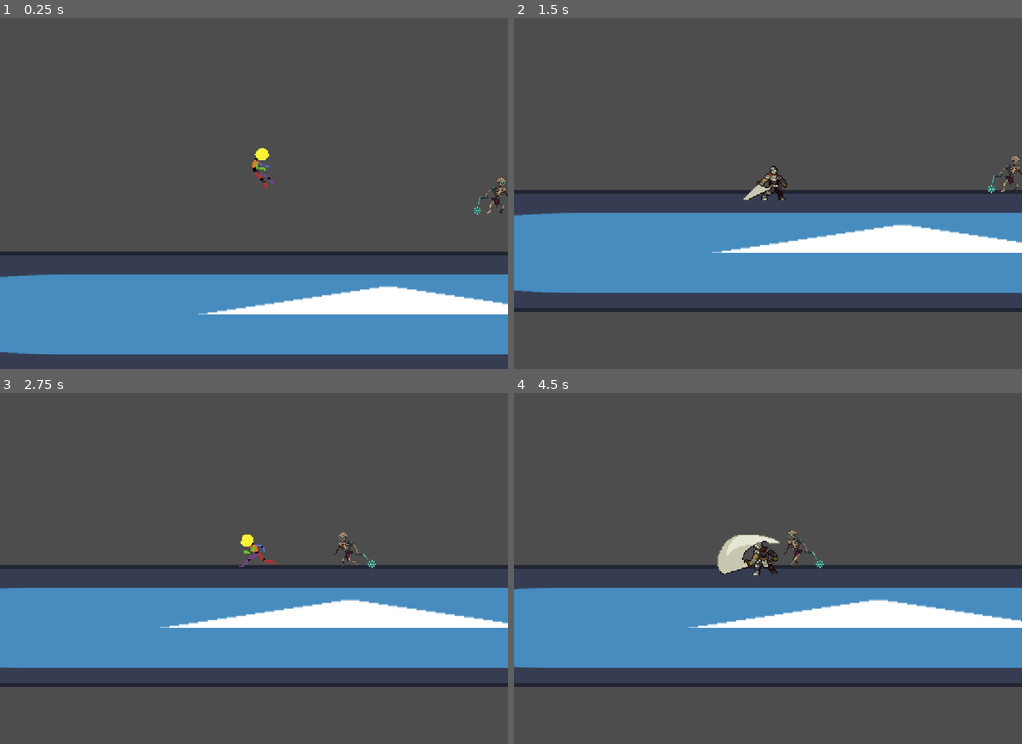
Above: before the commit, frames 1-4 (two rows, left to right).
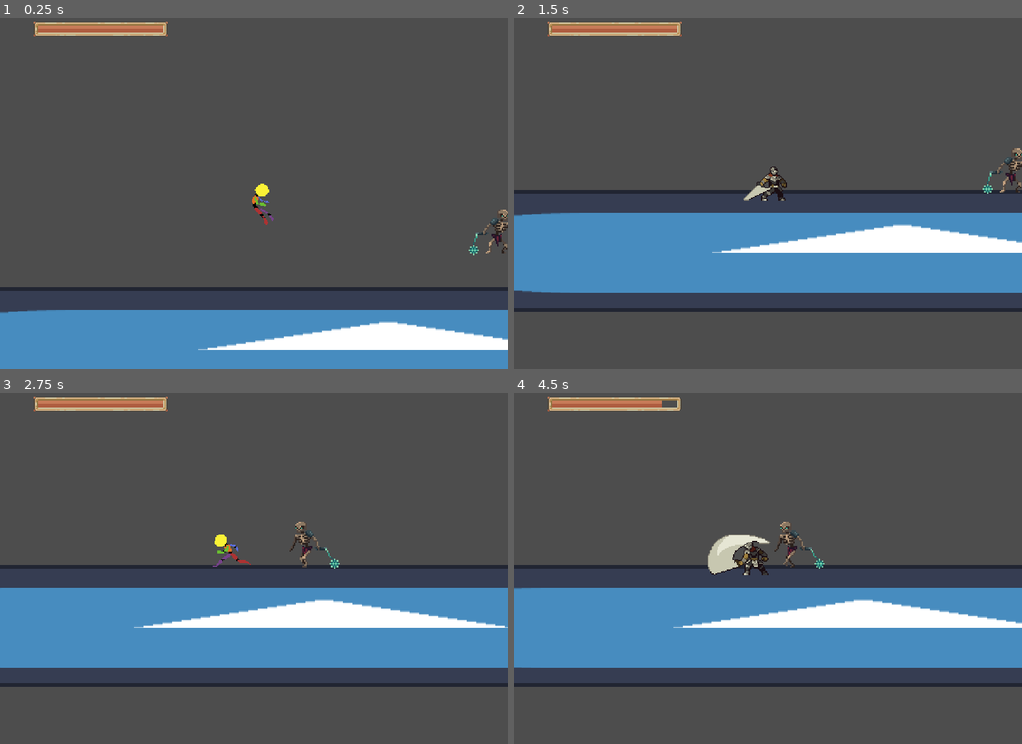
Above: after the commit, the same moments.

Repository: FaroukJGRNT/Shattered-Eternity
Game: Godot game, scene res://scenes/level.tscn
Two runs of this game, one before a commit and one after it. Both use one fixed random seed, a clock stepped at 60 frames per second and the inputs below. The engine's default icon, where the game draws it, is replaced by a stand-in: a white triangle on a blue panel in a dark square.
Inputs:
- Up to frame 1 (0.25 s): no input
- Up to frame 2 (1.5 s): tap Enter (attack) at 0.5, 0.6, 1.35 s; hold Right (right) from 0.53 s (still down); tap Space (jump) at 0.77 s
- Up to frame 3 (2.75 s): tap Space (jump) at 1.52 s; release Right (right) at 2.03 s; hold Left (left) from 2.03 s (still down); tap Enter (attack) at 2.1 s
- Up to frame 4 (4.5 s): release Left (left) at 2.78 s; hold Right (right) 2.78-4.28 s; tap Enter (attack) at 2.85, 3.6, 4.35 s; tap Space (jump) at 3.02, 3.77 s; hold Left (left) from 4.28 s (still down)

The runs differ from the first frame. In frame 1, 21% of the frame differs, in the area x 0-100%, y 1-100%; in frame 2, 1.4%; in frame 3, 2.7%; in frame 4, 2.8%.

Commit message:
add: fully implemented the first hitboxes and hurtboxes

Diff:
--- a/project.godot
+++ b/project.godot
@@ -12,7 +12,7 @@
 
 config/name="Shattered_Eternity"
 run/main_scene="res://scenes/level.tscn"
-config/features=PackedStringArray("4.3", "GL Compatibility")
+config/features=PackedStringArray("4.4", "GL Compatibility")
 config/icon="res://icon.svg"
 
 [display]
--- /dev/null
+++ b/scenes/camera_2d.gd
@@ -0,0 +1,11 @@
+extends Camera2D
+
+
+# Called when the node enters the scene tree for the first time.
+func _ready() -> void:
+	pass # Replace with function body.
+
+
+# Called every frame. 'delta' is the elapsed time since the previous frame.
+func _process(delta: float) -> void:
+	scale.x = 1
--- a/scenes/enemy.tscn
+++ b/scenes/enemy.tscn
@@ -1,8 +1,10 @@
-[gd_scene load_steps=31 format=3 uid="uid://c20oww0mmtpx7"]
+[gd_scene load_steps=33 format=3 uid="uid://c20oww0mmtpx7"]
 
 [ext_resource type="Texture2D" uid="uid://rye6avf45wqu" path="res://assets/sprites/enemy/Skeleton enemy.png" id="1_1qe2k"]
-[ext_resource type="Script" path="res://scripts/enemy.gd" id="1_rfxxo"]
-[ext_resource type="Script" path="res://scenes/hit_box.gd" id="3_f85vv"]
+[ext_resource type="Script" uid="uid://cthv4yog3disp" path="res://scripts/enemy.gd" id="1_rfxxo"]
+[ext_resource type="Script" uid="uid://cudcd7wg184ea" path="res://scripts/animated_sprite_2d.gd" id="3_5uy6h"]
+[ext_resource type="Script" uid="uid://yeff8at8yhdy" path="res://scenes/hit_box.gd" id="3_f85vv"]
+[ext_resource type="Script" uid="uid://busr7orlkflil" path="res://scripts/hurtbox.gd" id="5_c4w8v"]
 
 [sub_resource type="AtlasTexture" id="AtlasTexture_fcxc1"]
 atlas = ExtResource("1_1qe2k")
@@ -20,6 +22,10 @@
 atlas = ExtResource("1_1qe2k")
 region = Rect2(192, 0, 64, 64)
 
+[sub_resource type="AtlasTexture" id="AtlasTexture_jre27"]
+atlas = ExtResource("1_1qe2k")
+region = Rect2(256, 0, 64, 64)
+
 [sub_resource type="AtlasTexture" id="AtlasTexture_a4vny"]
 atlas = ExtResource("1_1qe2k")
 region = Rect2(320, 0, 64, 64)
@@ -27,10 +33,6 @@
 [sub_resource type="AtlasTexture" id="AtlasTexture_uhfqc"]
 atlas = ExtResource("1_1qe2k")
 region = Rect2(384, 0, 64, 64)
-
-[sub_resource type="AtlasTexture" id="AtlasTexture_jre27"]
-atlas = ExtResource("1_1qe2k")
-region = Rect2(256, 0, 64, 64)
 
 [sub_resource type="AtlasTexture" id="AtlasTexture_dkup1"]
 atlas = ExtResource("1_1qe2k")
@@ -112,13 +114,13 @@
 "texture": SubResource("AtlasTexture_fc882")
 }, {
 "duration": 1.0,
+"texture": SubResource("AtlasTexture_jre27")
+}, {
+"duration": 1.0,
 "texture": SubResource("AtlasTexture_a4vny")
 }, {
 "duration": 1.0,
 "texture": SubResource("AtlasTexture_uhfqc")
-}, {
-"duration": 1.0,
-"texture": SubResource("AtlasTexture_jre27")
 }],
 "loop": false,
 "name": &"attack",
@@ -190,18 +192,18 @@
 
 [sub_resource type="CapsuleShape2D" id="CapsuleShape2D_wgtw1"]
 radius = 12.0284
-height = 67.9611
+height = 40.7366
 
 [node name="Enemy" type="CharacterBody2D"]
-scale = Vector2(1.2, 1.2)
 script = ExtResource("1_rfxxo")
 
-[node name="AnimatedSprite2D" type="AnimatedSprite2D" parent="."]
+[node name="AnimatedSprite2D" type="AnimatedSprite2D" parent="." node_paths=PackedStringArray("hitbox")]
 sprite_frames = SubResource("SpriteFrames_3v2ag")
 animation = &"attack"
 autoplay = "idle"
-frame = 6
-frame_progress = 1.0
+frame = 4
+script = ExtResource("3_5uy6h")
+hitbox = NodePath("../HitBox")
 
 [node name="CollisionShape2D" type="CollisionShape2D" parent="."]
 position = Vector2(-2, 0)
@@ -220,11 +222,21 @@
 script = ExtResource("3_f85vv")
 
 [node name="CollisionShape2D" type="CollisionShape2D" parent="HitBox"]
-position = Vector2(6.66667, -10.8333)
+position = Vector2(10, -10)
 rotation = 1.82038
 shape = SubResource("CapsuleShape2D_wgtw1")
 
+[node name="HurtBox" type="Area2D" parent="."]
+script = ExtResource("5_c4w8v")
+metadata/_custom_type_script = "uid://busr7orlkflil"
+
+[node name="CollisionShape2D" type="CollisionShape2D" parent="HurtBox"]
+position = Vector2(-2.33333, 0)
+shape = SubResource("CapsuleShape2D_gl8cc")
+
 [connection signal="animation_finished" from="AnimatedSprite2D" to="." method="_on_animated_sprite_2d_animation_finished"]
+[connection signal="frame_changed" from="AnimatedSprite2D" to="AnimatedSprite2D" method="_on_frame_changed"]
+[connection signal="frame_changed" from="AnimatedSprite2D" to="HitBox" method="_on_animated_sprite_2d_frame_changed"]
 [connection signal="timeout" from="AttackCoolDown" to="." method="_on_attack_cool_down_timeout"]
 [connection signal="timeout" from="AttackCoolDown" to="." method="_on_sliding_timer_timeout"]
 [connection signal="body_entered" from="Area2D" to="." method="_on_area_2d_body_entered"]
--- a/scenes/hit_box.gd
+++ b/scenes/hit_box.gd
@@ -2,3 +2,4 @@
 
 func _ready() -> void:
 	damage = owner.deal_damage(50)
+	targeted_groups = ["Player"]
--- /dev/null
+++ b/scenes/ingame_ui.tscn
@@ -0,0 +1,18 @@
+[gd_scene load_steps=4 format=3 uid="uid://lcalun41bn55"]
+
+[ext_resource type="Script" uid="uid://ckkbj12ajssly" path="res://scripts/ingame_ui.gd" id="1_v3yap"]
+[ext_resource type="Texture2D" uid="uid://cekn42u0pp1e3" path="res://assets/sprites/ui/ValueBar_128x16.png" id="2_h2rwu"]
+[ext_resource type="Texture2D" uid="uid://djgtlpka5r4sy" path="res://assets/sprites/ui/ValueRed_120x8.png" id="3_hifx3"]
+
+[node name="IngameUI" type="CanvasLayer"]
+script = ExtResource("1_v3yap")
+
+[node name="LifeBar" type="TextureProgressBar" parent="."]
+offset_left = 53.0
+offset_top = 53.0
+offset_right = 264.0
+offset_bottom = 76.0
+value = 44.0
+nine_patch_stretch = true
+texture_over = ExtResource("2_h2rwu")
+texture_progress = ExtResource("3_hifx3")
--- a/scenes/level.tscn
+++ b/scenes/level.tscn
@@ -1,8 +1,9 @@
-[gd_scene load_steps=4 format=3 uid="uid://wt3ig72atatw"]
+[gd_scene load_steps=5 format=3 uid="uid://wt3ig72atatw"]
 
 [ext_resource type="PackedScene" uid="uid://e457axxbrw1u" path="res://scenes/platform.tscn" id="1_4xu6g"]
 [ext_resource type="PackedScene" uid="uid://c1imgcb2kat6k" path="res://scenes/player.tscn" id="2_7lnj0"]
 [ext_resource type="PackedScene" uid="uid://c20oww0mmtpx7" path="res://scenes/enemy.tscn" id="3_4lhks"]
+[ext_resource type="PackedScene" uid="uid://lcalun41bn55" path="res://scenes/ingame_ui.tscn" id="4_mx8sn"]
 
 [node name="Level" type="Node2D"]
 
@@ -13,4 +14,8 @@
 position = Vector2(260, 264)
 
 [node name="Enemy" parent="." instance=ExtResource("3_4lhks")]
-position = Vector2(518, 310)
+position = Vector2(520, 310)
+scale = Vector2(1.5, 1.5)
+
+[node name="IngameUI" parent="." node_paths=PackedStringArray("player") instance=ExtResource("4_mx8sn")]
+player = NodePath("../Player")
--- a/scenes/player.tscn
+++ b/scenes/player.tscn
@@ -1,10 +1,12 @@
 [gd_scene load_steps=38 format=3 uid="uid://c1imgcb2kat6k"]
 
-[ext_resource type="Script" path="res://scripts/player.gd" id="1_le0q1"]
+[ext_resource type="Script" uid="uid://b7ci1yuva3ok1" path="res://scripts/player.gd" id="1_le0q1"]
 [ext_resource type="Texture2D" uid="uid://c5c31j6vdbo6o" path="res://assets/sprites/player/_Attack.png" id="1_pbkv8"]
 [ext_resource type="Texture2D" uid="uid://bdmlg4q4ubscc" path="res://assets/sprites/player/_Attack2.png" id="2_g8b15"]
 [ext_resource type="Texture2D" uid="uid://bm7w2ao6eeavq" path="res://assets/sprites/player/SimpleCharacter2-Sheet.png" id="3_5h808"]
-[ext_resource type="Script" path="res://scripts/player_hurt_box.gd" id="5_l14rh"]
+[ext_resource type="Script" uid="uid://du0fgnhldv02y" path="res://scripts/player_hurt_box.gd" id="5_l14rh"]
+[ext_resource type="Script" uid="uid://cudcd7wg184ea" path="res://scripts/animated_sprite_2d.gd" id="5_tuyoq"]
+[ext_resource type="Script" uid="uid://dmd5wtaolc7f2" path="res://scenes/camera_2d.gd" id="6_fjrip"]
 
 [sub_resource type="AtlasTexture" id="AtlasTexture_xuwet"]
 atlas = ExtResource("1_pbkv8")
@@ -258,22 +260,15 @@
 [sub_resource type="CapsuleShape2D" id="CapsuleShape2D_gl8cc"]
 height = 48.0
 
-[sub_resource type="CapsuleShape2D" id="CapsuleShape2D_8bcsm"]
-radius = 18.0
-height = 38.0
-
-[sub_resource type="CapsuleShape2D" id="CapsuleShape2D_uqx28"]
-radius = 17.0
-height = 62.0
-
 [node name="Player" type="CharacterBody2D" groups=["Player"]]
 script = ExtResource("1_le0q1")
 
 [node name="AnimatedSprite2D" type="AnimatedSprite2D" parent="."]
 position = Vector2(4, -17)
 sprite_frames = SubResource("SpriteFrames_3v2ag")
-animation = &"slide"
+animation = &"idle"
 autoplay = "idle"
+script = ExtResource("5_tuyoq")
 
 [node name="CollisionShape2D" type="CollisionShape2D" parent="."]
 position = Vector2(3, -11)
@@ -281,17 +276,8 @@
 
 [node name="Camera2D" type="Camera2D" parent="."]
 zoom = Vector2(1.5, 1.5)
-
-[node name="AttackHitboxes" type="Node" parent="."]
-
-[node name="Attack1Hitbox" type="CollisionShape2D" parent="AttackHitboxes"]
-position = Vector2(32, -12)
-shape = SubResource("CapsuleShape2D_8bcsm")
-
-[node name="Attack2Hitbox" type="CollisionShape2D" parent="AttackHitboxes"]
-position = Vector2(29, -5)
-rotation = 1.56207
-shape = SubResource("CapsuleShape2D_uqx28")
+position_smoothing_enabled = true
+script = ExtResource("6_fjrip")
 
 [node name="PlayerHurtBox" type="Area2D" parent="."]
 script = ExtResource("5_l14rh")
--- /dev/null
+++ b/scripts/animated_sprite_2d.gd
@@ -0,0 +1,12 @@
+extends AnimatedSprite2D
+@export var hitbox : Area2D
+
+func _on_frame_changed() -> void:
+	if animation == "attack":
+		match frame:
+			4, 5: # frames où l’arme doit toucher
+				hitbox.monitoring = true
+				hitbox.active = true
+			_:
+				hitbox.monitoring = false
+				hitbox.active = false
--- a/scripts/enemy.gd
+++ b/scripts/enemy.gd
@@ -1,6 +1,8 @@
 extends LivingEntity
 
-const SPEED = 150.0
+@export var SPEED = 150.0
+@export var ATTACK_RANGE = 40
+
 
 enum Activity {
 	CHILLIN,
@@ -19,6 +21,12 @@
 var direction
 var can_attack = true
 
+# Stats
+func _init() -> void:
+	max_life = 300
+	life = max_life
+	attack = 30
+
 func _physics_process(delta: float) -> void:
 	if state == State.ATTACK:
 		return
@@ -28,8 +36,7 @@
 	else:
 		state = State.IDLE
 
-	if target and abs(target.position.x - position.x) <= 30 and can_attack:
-		print("ATTACKING")
+	if target and abs(target.position.x - position.x) <= ATTACK_RANGE and can_attack:
 		state = State.ATTACK
 
 	# Add the gravity.
@@ -42,8 +49,12 @@
 	# make sure he faces the right direction
 	if velocity.x <  0:
 		$AnimatedSprite2D.flip_h = true
+		$HitBox.scale.x = -1
+		$HitBox.scale.y = 1
 	if velocity.x > 0:
 		$AnimatedSprite2D.flip_h = false
+		$HitBox.scale.x = 1
+		$HitBox.scale.y = 1
 
 	# play the correct animation
 	if state == State.IDLE:
--- a/scripts/hitbox.gd
+++ b/scripts/hitbox.gd
@@ -2,7 +2,10 @@
 class_name HitBox
 
 var damage = 10
+var active = false
+var targeted_groups = []
 
 func _init() -> void:
+	monitoring = false
 	collision_layer = 2
 	collision_mask = 0
--- a/scripts/hurtbox.gd
+++ b/scripts/hurtbox.gd
@@ -2,16 +2,31 @@
 class_name HurtBox
 
 var disabled := false
+var timer := 1.0
+var on_cooldown := false
 
 func _ready() -> void:
 	collision_layer = 0
 	collision_mask = 2
 	connect("area_entered", on_area_entered)
 
+func _process(delta: float) -> void:
+	if on_cooldown:
+		timer -= delta
+		if timer <= 0:
+			on_cooldown = false
+
 func on_area_entered(area:HitBox):
 	if area == null:
 		return
 	if not owner.has_method("take_damage"):
 		return
-	if disabled == false:
+	if disabled == false and area.active and not on_cooldown and _owner_in_targeted_groups(owner, area.targeted_groups):
 		owner.take_damage(area.damage)
+		on_cooldown = true
+
+func _owner_in_targeted_groups(owner: Node, groups: Array) -> bool:
+	for g in groups:
+		if owner.is_in_group(g):
+			return true
+	return false
--- /dev/null
+++ b/scripts/ingame_ui.gd
@@ -0,0 +1,12 @@
+extends CanvasLayer
+
+@export var player : Player
+
+# Called when the node enters the scene tree for the first time.
+func _ready() -> void:
+	$LifeBar.max_value = player.max_life
+
+
+# Called every frame. 'delta' is the elapsed time since the previous frame.
+func _process(delta: float) -> void:
+	$LifeBar.value = player.life
--- a/scripts/living_entity.gd
+++ b/scripts/living_entity.gd
@@ -7,6 +7,7 @@
 @export var defense = 0
 
 func take_damage(damage:int):
+	print("Took ", damage)
 	var total_dmg = damage - defense
 	if total_dmg <= 0:
 		total_dmg = 0
--- a/scripts/player.gd
+++ b/scripts/player.gd
@@ -1,10 +1,19 @@
 extends LivingEntity
+class_name Player
 
+# Movement variables
 @export var RUN_SPEED = 300.0
 @export var AERIAL_SPEED = 150.0
 @export var SLIDE_SPEED = 1000.0
 @export var JUMP_VELOCITY = -300.0
 @export var SLIDE_DIST = 200.0
+
+# Stats
+func _init() -> void:
+	max_life = 10000
+	life = max_life
+	attack = 100
+	defense = 10
 
 enum State {
 	IDLE,
@@ -23,6 +32,7 @@
 var new_state
 var slide_direction
 var slide_start
+var facing := 1
 
 func handle_sliding():
 	if abs(position.x - slide_start) < SLIDE_DIST:
@@ -61,7 +71,6 @@
 
 func _physics_process(delta: float) -> void:
 	handle_animation()
-
 
 	direction = Input.get_axis("left", "right")
 	# Do nothing during a transition
@@ -123,8 +132,7 @@
 	move_and_slide()
 
 func direct_sprite():
-	# flip the sprite to the right direction
-	if direction < 0:
+	if direction <  0:
 		$AnimatedSprite2D.flip_h = true
 	if direction > 0:
 		$AnimatedSprite2D.flip_h = false
--- a/scripts/player_hurt_box.gd
+++ b/scripts/player_hurt_box.gd
@@ -1,11 +1 @@
 extends HurtBox
-
-
-# Called when the node enters the scene tree for the first time.
-func _ready() -> void:
-	pass # Replace with function body.
-
-
-# Called every frame. 'delta' is the elapsed time since the previous frame.
-func _process(delta: float) -> void:
-	pass
Binary file added: assets/sprites/ui/HealthBarPanel_160x41.png
Not shown, added: assets/sprites/ui/HealthBarPanel_160x41.png.import
Binary file added: assets/sprites/ui/ValueBar_128x16.png
Not shown, added: assets/sprites/ui/ValueBar_128x16.png.import
Binary file added: assets/sprites/ui/ValueRed_120x8.png
Not shown, added: assets/sprites/ui/ValueRed_120x8.png.import
Not shown, added: scenes/camera_2d.gd.uid
Not shown, added: scenes/hit_box.gd.uid
Not shown, added: scripts/animated_sprite_2d.gd.uid
Not shown, added: scripts/enemy.gd.uid
Not shown, added: scripts/hitbox.gd.uid
Not shown, added: scripts/hurtbox.gd.uid
(and 3 more such lines)
